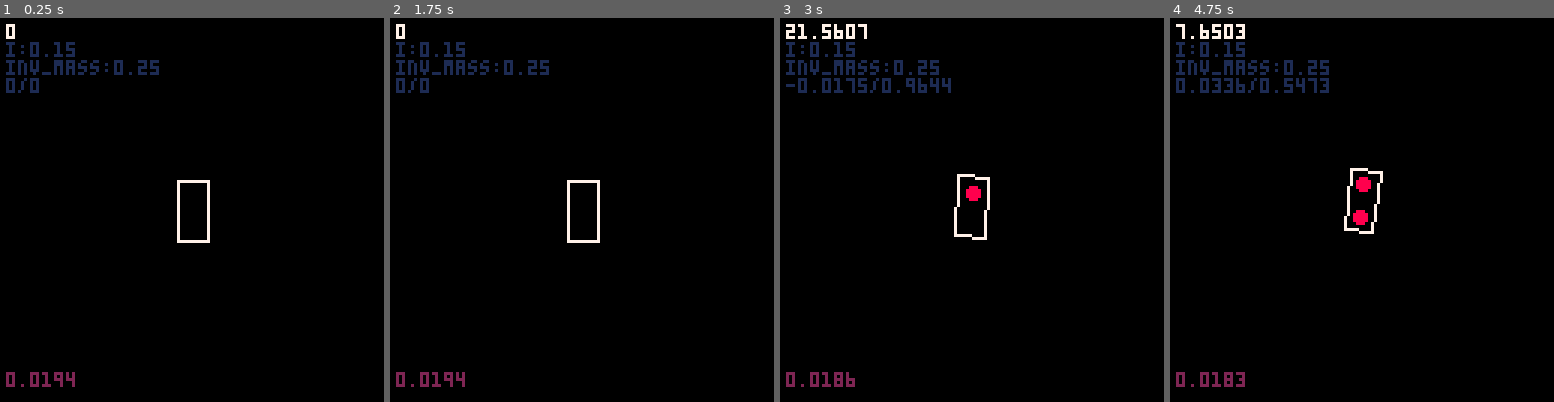
Above: before the commit, frames 1-4 (left to right).
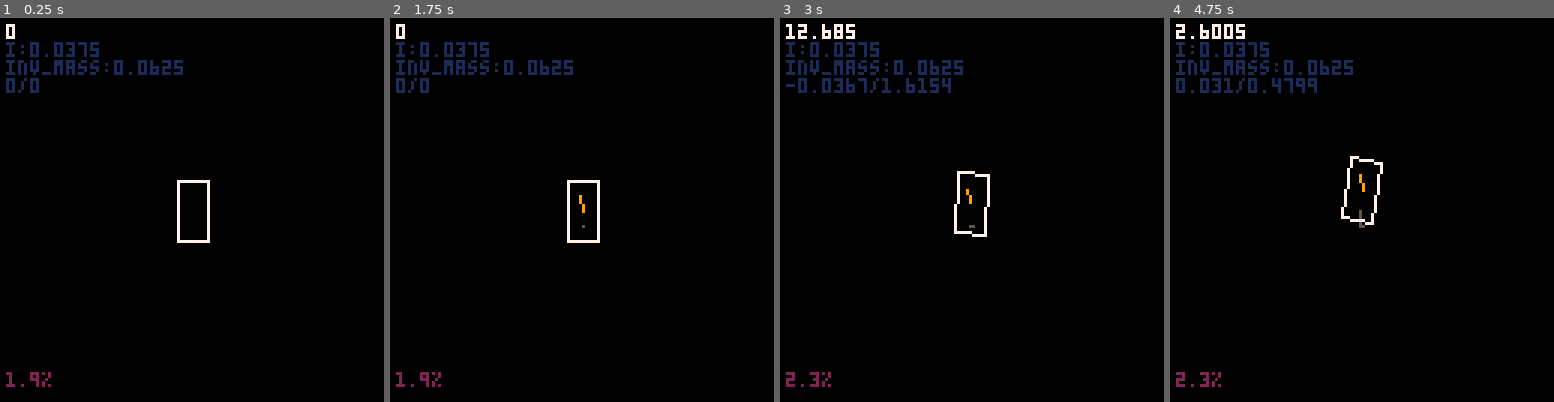
Above: after the commit, the same moments.

Repository: freds72/virtua-on
Game: PICO-8 cartridge carts/physics.p8
Two runs of this game, one before a commit and one after it. Both use one fixed random seed, a clock stepped at 60 frames per second and the inputs below.
Inputs:
- Up to frame 1 (0.25 s): no input
- Up to frame 2 (1.75 s): hold Right from 1.6 s (still down)
- Up to frame 3 (3 s): release Right at 2.1 s; hold Up 2.15-2.42 s; hold Right from 2.47 s (still down)
- Up to frame 4 (4.75 s): release Right at 3.03 s; hold Left 3.08-3.58 s; hold Right 4.02-4.68 s; hold Up from 4.73 s (still down)

The runs differ from the first frame. In frame 1, 0.6% of the frame differs, in the area x 1-48%, y 6-97%; in frame 2, 0.6%; in frame 3, 1.5%; in frame 4, 1.9%, in the area x 1-56%, y 2-97%.

Commit message:
added loading screen physic work in progress

Diff:
--- a/carts/frustum.p8
+++ b/carts/frustum.p8
@@ -626,14 +626,21 @@
 -->8
 -- unpack data & models
 local cart_id,mem=1
+local cart_msg="    virtua racing - boot\n"
 function mpeek()
 	if mem==0x4300 then
-		printh("switching cart: "..cart_id)
+		cart_msg=cart_msg.."\n"
 		reload(0,0,0x4300,"track_"..cart_id..".p8")
 		cart_id += 1
 		mem=0
 	end
 	local v=peek(mem)
+	if mem%779==0 then
+		cart_msg=cart_msg.."█"
+		?cart_msg,0,9,1
+		?cart_msg,0,8,7
+		flip()
+	end
 	mem+=1
 	return v
 end
@@ -792,6 +799,8 @@
 	all_models[name]=model
 end
 
+-- clear screen
+cls()
 -- first track data cart
 reload(0,0,0x4300,"track_0.p8")
 unpack_track()
--- a/carts/physics.p8
+++ b/carts/physics.p8
@@ -147,8 +147,44 @@
 
 local cam=make_cam(5)
 
+function make_skidmarks()
+	local t,skidmarks=0,{}
+	return {
+		add=function(self,pos)
+			if t==0 then
+			 t=20
+				if #skidmarks>=20 then
+				 for i=2,#skidmarks do
+				 	skidmarks[i-1]=skidmarks[i]
+				 end
+				 skidmarks[20]=nil
+				end
+				add(skidmarks,v_clone(pos))
+			end
+		end,
+		update=function(self)
+			t-=1
+		end,
+		draw=function(self)
+			if(#skidmarks<2) return
+			local x0,y0=cam:project(skidmarks[1])
+
+			for i=2,#skidmarks do
+				local x1,y1=cam:project(skidmarks[i])
+				line(x0,y0,x1,y1,5)
+				x0,y0=x1,y1
+			end
+		end
+	}
+end
+
+
 function make_plyr(p,a,density)
 	local steering_angle,angle,angularv,rpm,max_rpm=0,a,0,0,96
+	local skidmarks={
+		make_skidmarks(),
+		make_skidmarks()
+	}
 	local velocity={0,0,0}
 	local forces,torque={0,0,0},0
 
@@ -179,11 +215,7 @@
 	i*=density
 	local inv_i=1/i
 
-	local add_tireforce=function(self,offset,right,fwd,brake,rpm)
-		-- force to world
-		right=m_x_v(self.m,right)
-		fwd=m_x_v(self.m,fwd)
-
+	local add_tireforce=function(self,offset,right,fwd,brake,id,rpm)
 		-- application point (world space)
 		local pos,slide=v_clone(self.pos),false
 		v_add(pos,m_fwd(self.m),offset)
@@ -192,19 +224,28 @@
 		local relv=self:pt_velocity(pos)
 		local relv_len=v_dot(relv,relv)
 		-- avoid noise
-		if relv_len>0.1 then
+		if relv_len>0.01 then
 			local sa=v_dot(relv,right)
 			v_scale(right,sa)
+			-- slide
+			if abs(sa)>3 then
+				slide=true
+			end
 			self:apply_impulse(right,pos)
 		end
 
 		if rpm then
-			v_scale(fwd,rpm)
+ 		-- slide?
+ 		if v_dot(relv,fwd)<0.8 then
+ 			slide=true
+ 		end
+			v_scale(fwd,10*rpm)
 			self:apply_force(fwd,pos)
 		end
 
-		if slide then
-		--
+		if slide==true then
+		 --
+			skidmarks[id]:add(pos)
 		end
 	end
 	return {
@@ -212,8 +253,8 @@
 		m=make_m_from_euler(0,a,0),
 		-- obj to world space
 		apply=function(self,p)
-				p=m_x_v(self.m,p)
-			 v_add(p,self.pos)
+			p=m_x_v(self.m,p)
+			v_add(p,self.pos)
 			return p
 		end,
 		pt_velocity=function(self,p)
@@ -222,7 +263,20 @@
 			v_scale(relv,-1)
 		 return relv
 		end,
+		draw_vector=function(self,f,p,c)
+			local x0,y0=cam:project(p)
+			p=v_clone(p)
+			v_add(p,f)
+			local x1,y1=cam:project(p)
+			line(x0,y0,x1,y1,c)
+			flip()
+		end,
 		draw=function(self)
+			for _,s in pairs(skidmarks) do
+				s:draw()
+			end
+
+
 			local v0=v[#v]
 			local x0,y0=cam:project(self:apply(v0))
 			for i=1,#v do
@@ -256,13 +310,14 @@
 
 			-- steering angle
 			steering_angle+=da/8
-			local steering=1-0.05*steering_angle
+			local steering=1-0.1*steering_angle
 
 			-- front wheels
 			local c,s=cos(steering),sin(steering)
-			add_tireforce(self,1,{c,0,-s},{s,0,c},1)
+			self:draw_vector(m_x_v(self.m,{s,0,c}),self.pos,9)
+			add_tireforce(self,1,m_x_v(self.m,{c,0,-s}),m_x_v(self.m,{s,0,c}),1,1)
 			-- rear wheels
-			add_tireforce(self,-1.2,v_right,v_fwd,1,rpm)
+			add_tireforce(self,-1.2,m_right(self.m),m_fwd(self.m),1,2,rpm)
 
 		end,
 		apply_force=function(self,f,p)
@@ -279,17 +334,9 @@
 			torque+=v2_cross(make_v(self.pos,p),f)
 		end,
 		apply_impulse=function(self,f,p)
-			local x0,y0=cam:project(p)
-			circfill(x0,y0,2,8)
-			vf=v_clone(p)
-			v_add(vf,f)
-			local x1,y1=cam:project(vf)
-			line(x0,y0,x1,y1,8)
-			flip()
-
 			v_add(velocity,f,inv_mass)
-			angularv+=mid(inv_i*v2_cross(make_v(self.pos,p),f),-1,1)
-
+			angularv+=inv_i*v2_cross(make_v(self.pos,p),f)
+			angularv=mid(angularv,-1,1)
 		end,
 		integrate_forces=function(self,dt)
 			v_add(velocity,forces,inv_mass*dt*0.5)
@@ -314,11 +361,14 @@
 			forces,torque={0,0,0},0
 		end,
 		update=function(self)
-		end
-	}
-end
-
-local plyr=make_plyr({0,0,0},0,0.5)
+			for _,s in pairs(skidmarks) do
+				s:update()
+			end
+		end
+	}
+end
+
+local plyr=make_plyr({0,0,0},0,2)
 
 function _update()
 	plyr:control()
@@ -328,11 +378,14 @@
 
 	plyr:integrate_v(1/30)
 	plyr:reset()
+
+	plyr:update()
 end
 
 function _draw()
 	cls()
 	plyr:draw()
 
-	print(stat(1),2,118,2)
-end
+	local cpu=flr(1000*stat(1))/10
+	print(cpu.."%",2,118,2)
+end
